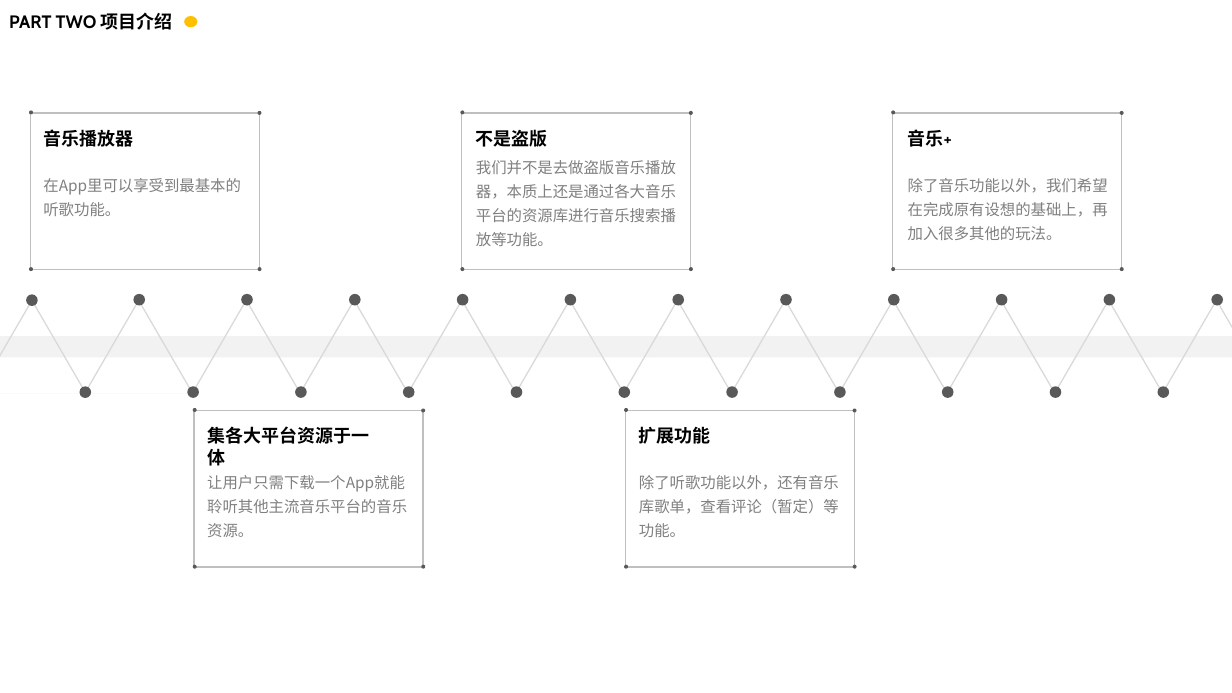
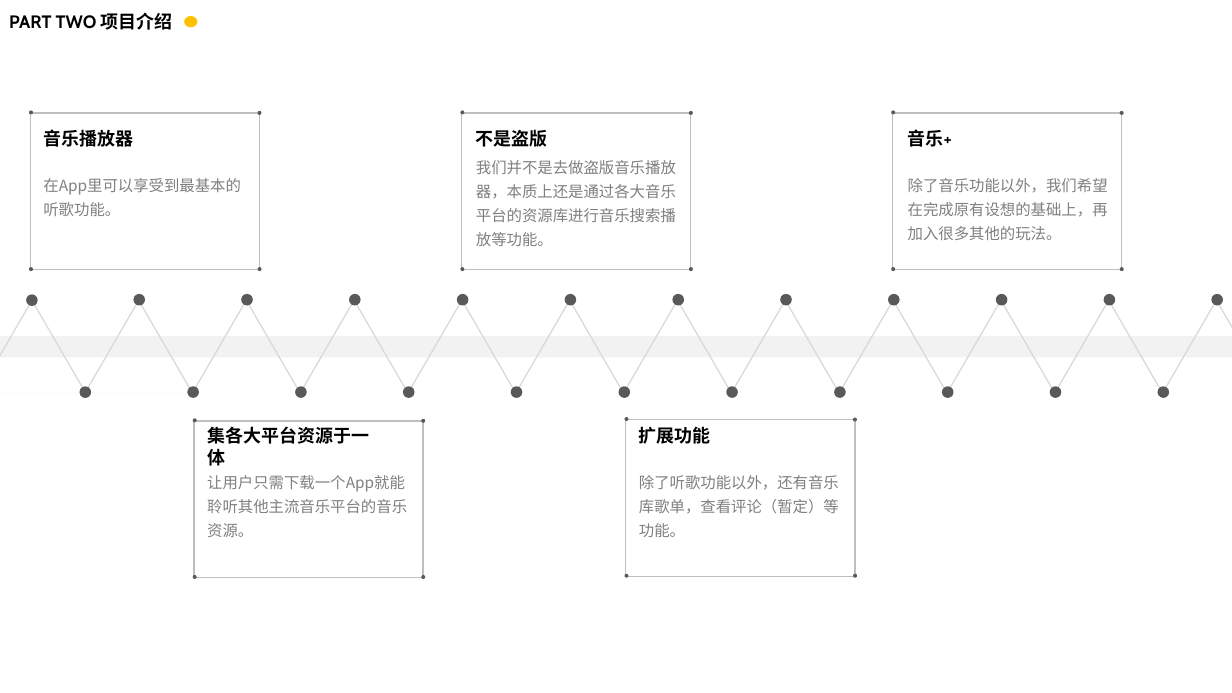
Before and after one commit to ZUCC-SE2020-2021-1-G06/Fishes_Music, a slide deck: slide 9 of ppt/SE2020-G06-小组预备作业.pptx (slide 8 before the commit). Drawn at 1232x693 pixels with LibreOffice and Linux fonts; fonts in the diff are those of the drawing. Boxes give left, top, right and bottom in pixels: in the first picture for what was removed or moved away, otherwise in the second. Text is boxed around its words. In the diff, an @@ line names an element or a change of style, - is before the commit and + after.

```diff
--- a/ppt/SE2020-G06-小组预备作业.pptx
+++ b/ppt/SE2020-G06-小组预备作业.pptx
@@ 8 ellipses, 2 rectangles: place and size @@
-8 ellipses, 2 rectangles at [193, 409, 857, 568]
+8 ellipses, 2 rectangles at [193, 417, 857, 579]
```
Also in this commit, not shown: 4 other slides changed, 1 slide added.
